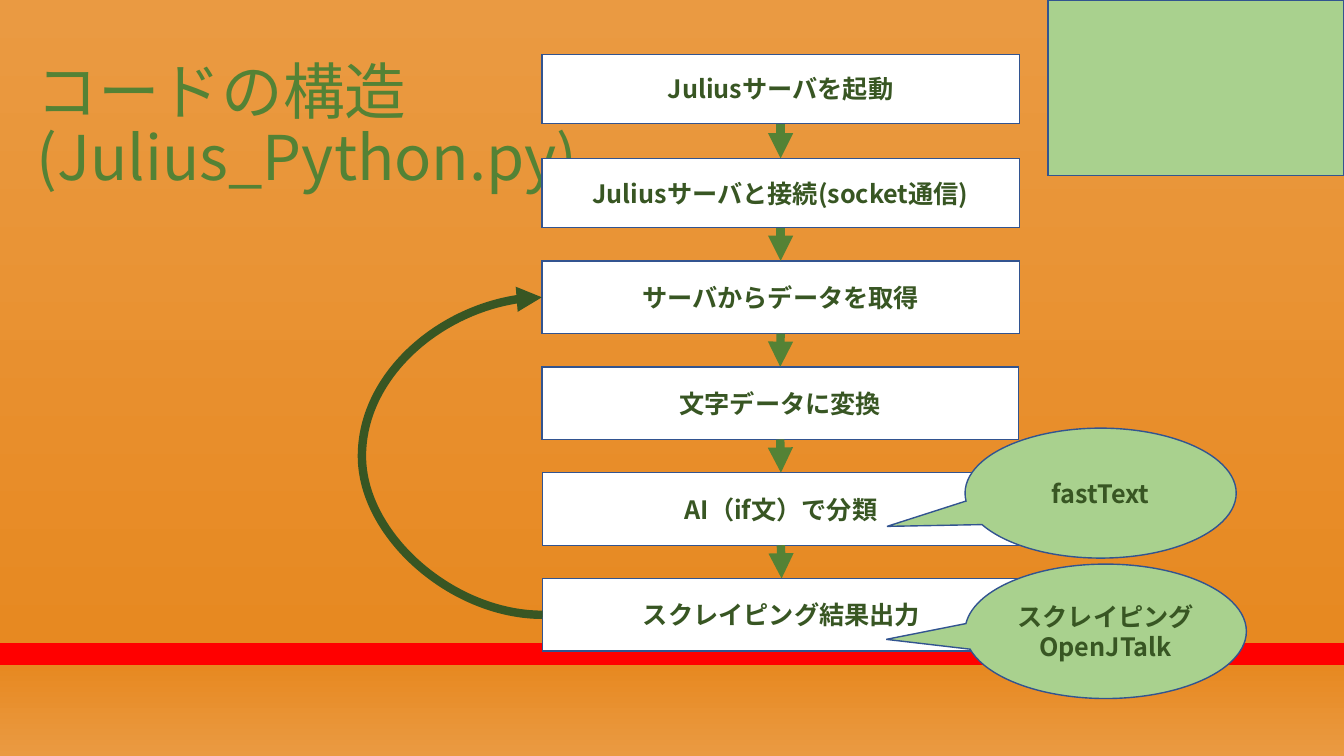
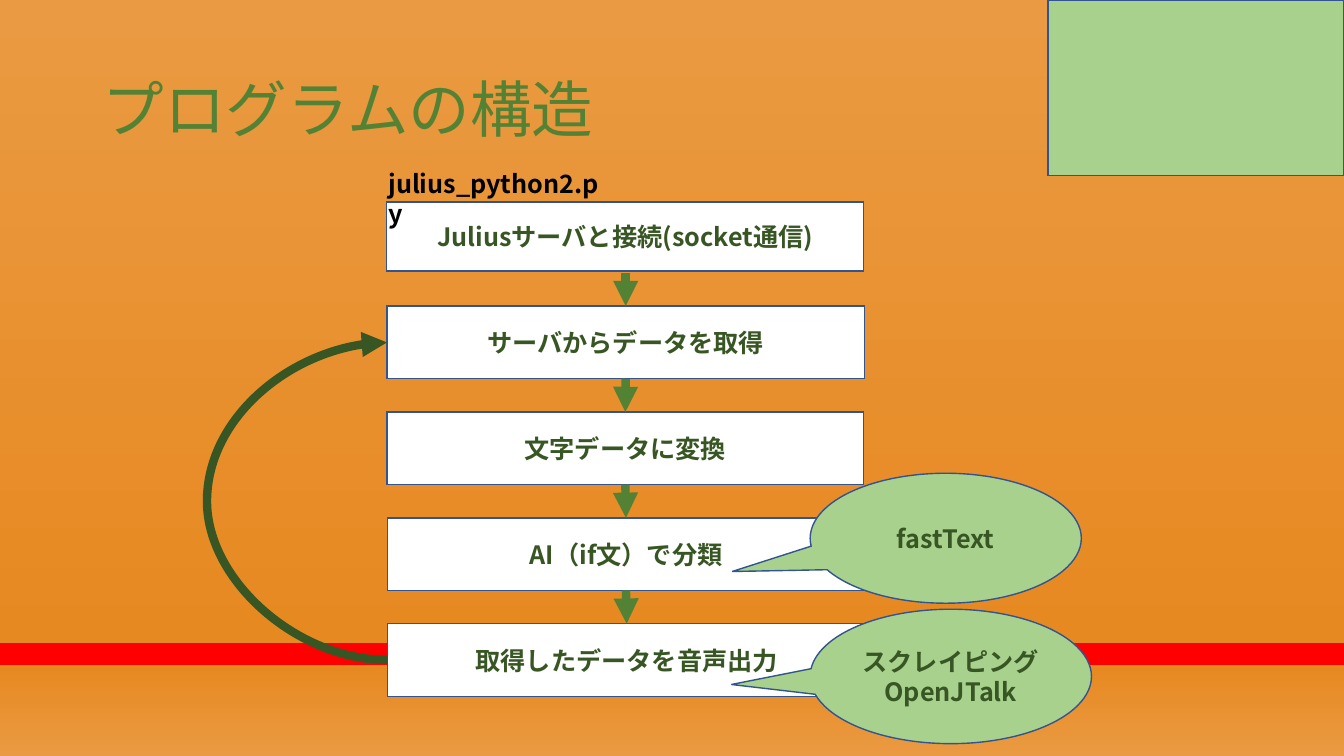
Before and after one commit to RikiishiSuzunosuke/AIspeaker_yosie, a slide deck: slide 5 of presentation/第二回プレゼン_アウトライン.pptx. Drawn at 1344x756 pixels with LibreOffice and Linux fonts; fonts in the diff are those of the drawing. Boxes give left, top, right and bottom in pixels: in the first picture for what was removed or moved away, otherwise in the second. Text is boxed around its words. In the diff, an @@ line names an element or a change of style, - is before the commit and + after.

```diff
--- a/presentation/第二回プレゼン_アウトライン.pptx
+++ b/presentation/第二回プレゼン_アウトライン.pptx
@@ rectangle removed at [542, 54, 1020, 124] @@
-Juliusサーバを起動
@@ title at [102, 80, 593, 137]: text changed @@
-コードの構造
-(Julius_Python.py)
+プログラムの構造
@@ arrow removed from (780, 124) to (780, 158) @@
@@ text added at [388, 172, 598, 199], 18 pt, text #000000, bold @@
+julius_python2.py
@@ 5 rectangles, 4 arrows, 2 speech bubbles, 1 curved arrow: place and size @@
-5 rectangles, 4 arrows, 2 speech bubbles, 1 curved arrow at [365, 158, 1246, 699]
+5 rectangles, 4 arrows, 2 speech bubbles, 1 curved arrow at [210, 202, 1092, 743]
@@ text in rectangle at [475, 648, 777, 676]: text changed @@
-スクレイピング結果出力
+取得したデータを音声出力
```
Also in this commit, not shown: 8 other slides changed, 2 slides added, 4 other files.
